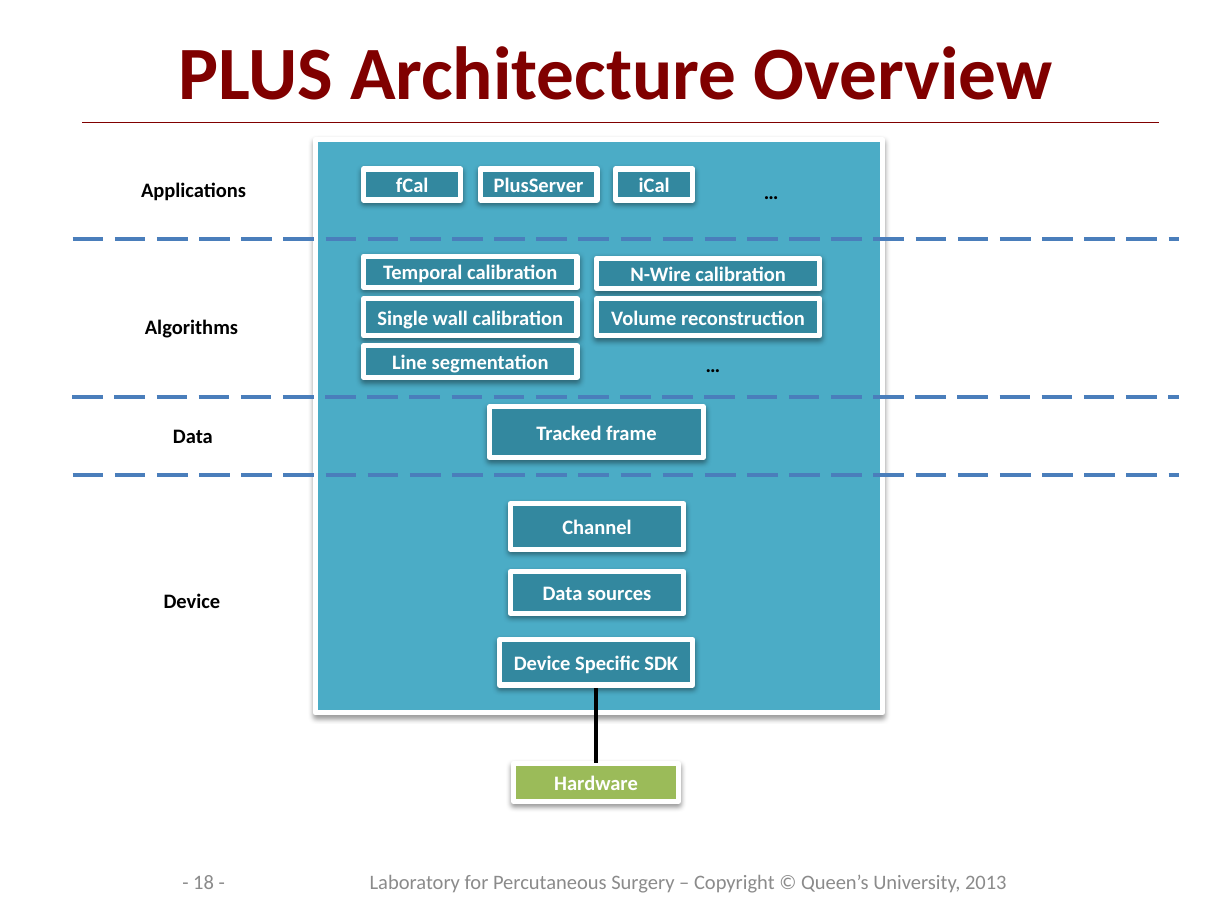
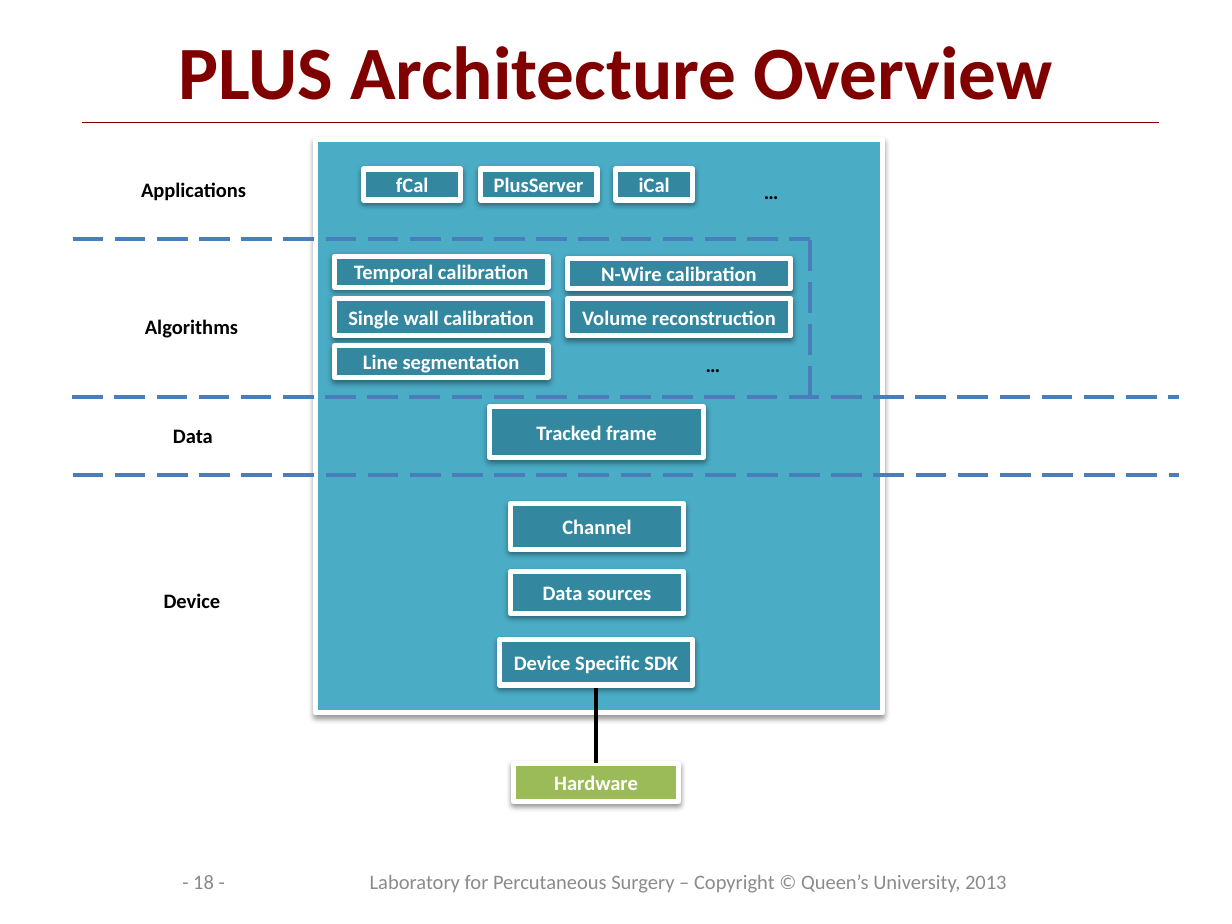
Before and after one commit to PlusToolkit/PlusDoc, a slide deck: slide 18 of overview/PlusOverview.pptx. Drawn at 1232x924 pixels with LibreOffice and Linux fonts; fonts in the diff are those of the drawing; background and template pictures are left out. Boxes give left, top, right and bottom in pixels: in the first picture for what was removed or moved away, otherwise in the second. Text is boxed around its words. In the diff, an @@ line names an element or a change of style, - is before the commit and + after.

Commit message:
re #712 adjusting plus overview slide

```diff
--- a/overview/PlusOverview.pptx
+++ b/overview/PlusOverview.pptx
@@ line moved from (73, 239) - (1179, 239) to (73, 239) - (809, 239) @@
@@ line added from (809, 397) to (809, 239), #4B7EBC 2.25 pt dashed @@
@@ 5 rectangles: place and size @@
-5 rectangles at [363,256,819,378]
+5 rectangles at [335,256,791,378]
```
